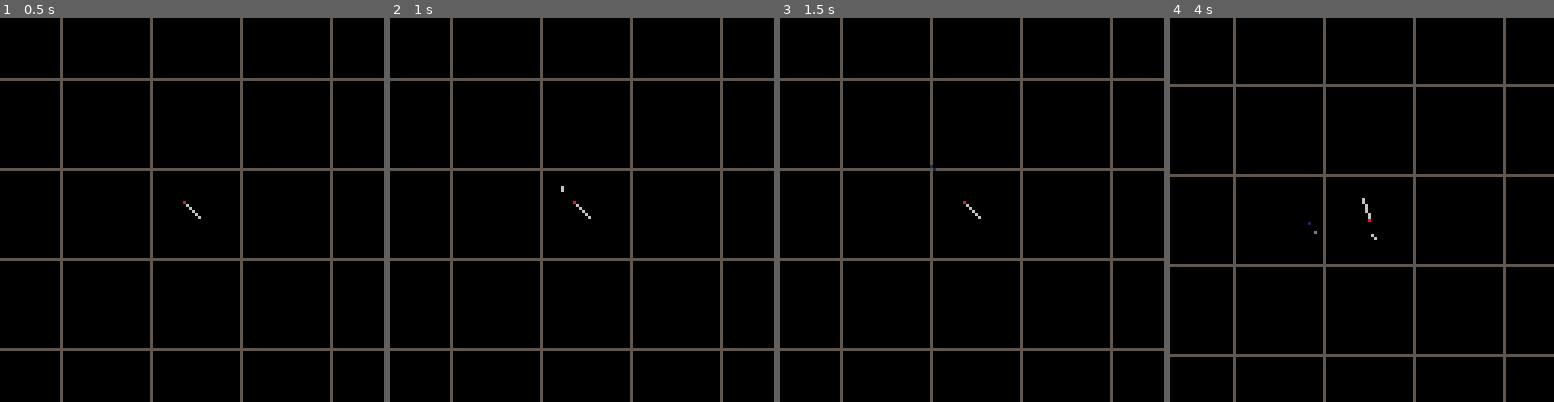
Above: before the commit, frames 1-4 (left to right).
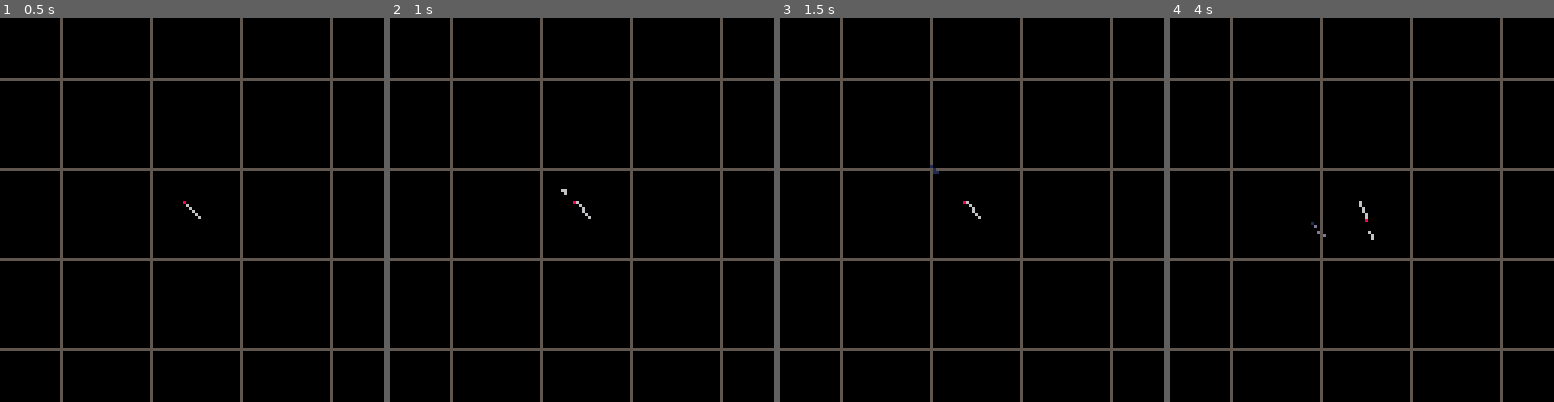
Above: after the commit, the same moments.

Repository: hlship/pico-8
Game: PICO-8 cartridge escape-clause.p8
Two runs of this game, one before a commit and one after it. Both use one fixed random seed, a clock stepped at 60 frames per second and the inputs below.
Inputs:
- Up to frame 1 (0.5 s): tap X (X key) at 0.33 s
- Up to frame 2 (1 s): tap O (Z key) at 0.7 s
- Up to frame 3 (1.5 s): tap X (X key) at 1.07 s
- Up to frame 4 (4 s): hold Right 1.6-2.1 s; tap O (Z key) every 0.4 s from 1.7 to 3.7 s; tap X (X key) at 1.85, 2.97 s; hold Right 2.47-3.03 s; hold Left 3.08-3.58 s

Frame 1 is identical in both runs. In frame 2, less than 0.1% of the frame differs, in the area x 44-51%, y 43-50%; in frame 3, less than 0.1%; in frame 4, 12%, in the area x 0-100%, y 0-100%.

Commit message:
more particles, particles inherit ship momentum, ship stops at slow speeds

Diff:
--- a/escape-clause.p8
+++ b/escape-clause.p8
@@ -98,33 +98,20 @@
     if (btn(⬅️)) self.d += rotspeed
     local thrust = btn(4)
 
-    if (btn(5)) self.speed = 0
-
-    -- Constrain d angle to 0..1
-    -- may not be necessary
-
-    if (self.d>1) self.d -= 1
-    if (self.d<0) self.d += 1
-
     if thrust then
         self.speed, self.r = add_vectors(self.speed, self.r, thrustpower, self.d)
+    else
+        -- At slow speeds, apply a damper to stop the ship
+        if (self.speed < 10) self.speed=max(0, self.speed - .25)
     end
-
-    --  speed is pixels / frame
 
     vector_move(self)
 
-    -- pgap is used to skip frames between emitting a particle
-    self.pgap += 1
-
-    if self.pgap > 1 then
-        if thrust then
-            add(particles, new_particle(self.x - 4 * cos(self.d),
-                                        self.y - 4 * sin(self.d),
-                                        20,
-                                        self.d + .5))
-        end
-        self.pgap = 0
+    if thrust then
+        local pspeed, pr = add_vectors(self.speed, self.r, 20, self.d + .5)
+        add(particles, new_particle(self.x - 4 * cos(self.d),
+                                    self.y - 4 * sin(self.d),
+                                    pspeed, pr))
     end
 end
 
@@ -179,6 +166,9 @@
 
     draw_all(particles)
     draw_all(sprites)
+
+    camera()
+    -- print("speed=" .. ship.speed, 0, 0, 12)
 end
 
 __gfx__
